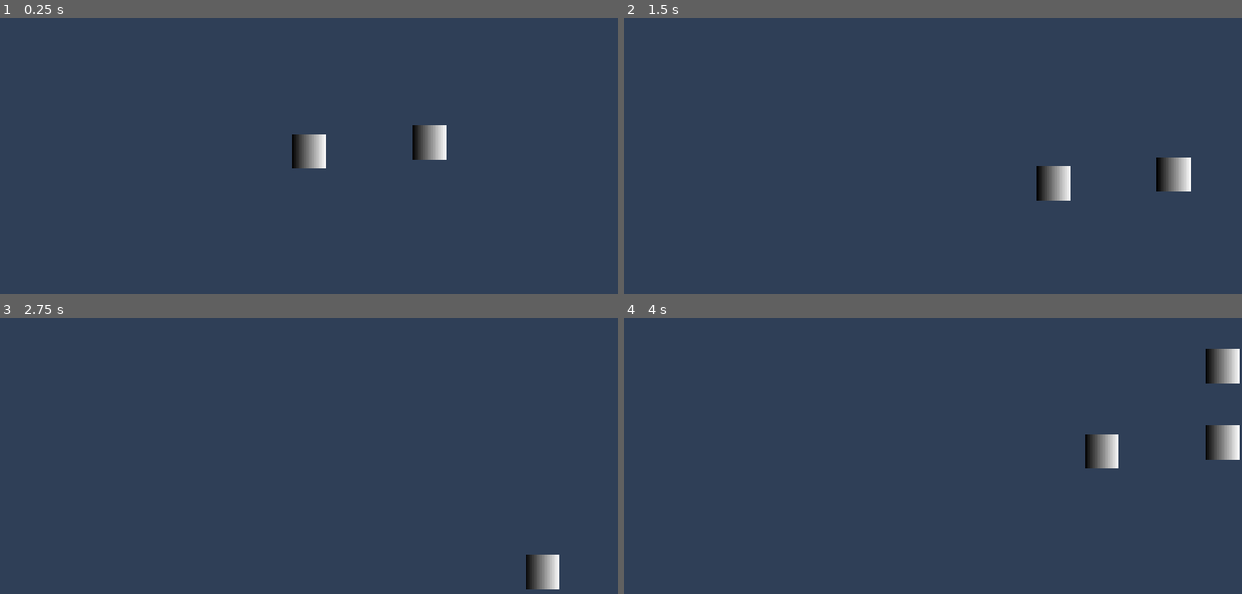
Above: before the commit, frames 1-4 (two rows, left to right).
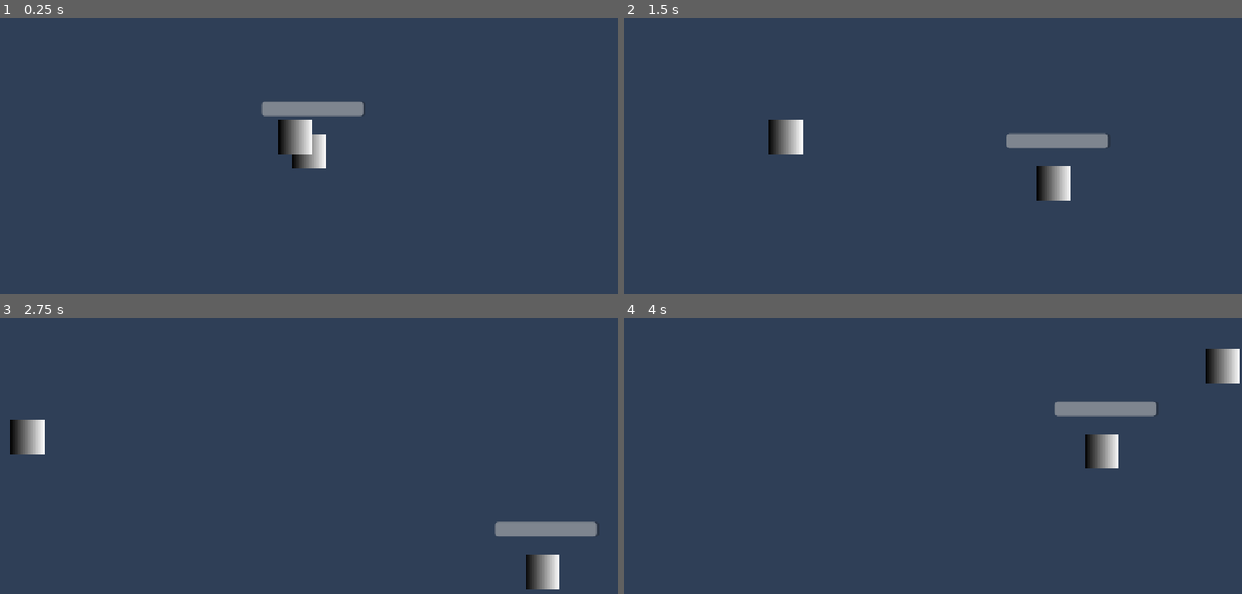
Above: after the commit, the same moments.

Repository: appellatebaton0/siege-4
Game: Godot game, scene res://scenes/main.tscn
Same seed, same stepped clock (60 frames per second), same inputs: the game is played once before the commit and once after it.
Inputs:
- Up to frame 1 (0.25 s): no input
- Up to frame 2 (1.5 s): tap Enter at 0.5 s; hold D (right) 0.53-1.28 s; hold S (down) from 1.28 s (still down)
- Up to frame 3 (2.75 s): release S (down) at 2.03 s; hold D (right) from 2.03 s (still down)
- Up to frame 4 (4 s): release D (right) at 2.78 s; hold W (up) 2.78-3.53 s; hold A (left) from 3.53 s (still down)

The runs differ from the first frame. In frame 1, 2.2% of the frame differs, in the area x 42-73%, y 30-52%; in frame 2, 2.3%, in the area x 23-92%, y 36-63%; in frame 3, 1.5%; in frame 4, 1.6%.

Commit message:
v.0.6 - Finishing Health & Damage
- DamageBits are done and fully working, so the player takes damage and gets invincibility frames.
- Got a VERY basic healthbar working, though it'll need to be moved to a CanvasLayer.

Diff:
--- a/scenes/enemy.tscn
+++ b/scenes/enemy.tscn
@@ -1,14 +1,18 @@
-[gd_scene load_steps=7 format=3 uid="uid://chtyhmq2k76yo"]
+[gd_scene load_steps=9 format=3 uid="uid://chtyhmq2k76yo"]
 
 [ext_resource type="Script" uid="uid://cvqf1hrebc04p" path="res://scripts/bot.gd" id="1_7p1mj"]
 [ext_resource type="Script" uid="uid://dx6xpuy57uxvg" path="res://scripts/bits/areamaster2D.gd" id="2_5uy6h"]
 [ext_resource type="Script" uid="uid://ce0lih35lp5ov" path="res://scripts/bits/movemaster2d.gd" id="3_c4w8v"]
+[ext_resource type="Script" uid="uid://cfkixdfggxn8k" path="res://scripts/bits/areabits/damagebits/single.gd" id="3_xwavj"]
 [ext_resource type="Script" uid="uid://cy1rmplhq2axl" path="res://scripts/bits/movebits/straight.gd" id="4_xwavj"]
 
 [sub_resource type="Gradient" id="Gradient_md0e3"]
 
 [sub_resource type="GradientTexture2D" id="GradientTexture2D_4ra3w"]
 gradient = SubResource("Gradient_md0e3")
+
+[sub_resource type="RectangleShape2D" id="RectangleShape2D_c4w8v"]
+size = Vector2(64, 64)
 
 [node name="Enemy" type="Node2D"]
 script = ExtResource("1_7p1mj")
@@ -23,7 +27,12 @@
 script = ExtResource("2_5uy6h")
 metadata/_custom_type_script = "uid://dx6xpuy57uxvg"
 
-[node name="Node" type="Node" parent="Area2D"]
+[node name="SingleDamage" type="Node" parent="Area2D"]
+script = ExtResource("3_xwavj")
+collision_mask = 1
+
+[node name="CollisionShape2D" type="CollisionShape2D" parent="Area2D"]
+shape = SubResource("RectangleShape2D_c4w8v")
 
 [node name="CharacterBody2D" type="CharacterBody2D" parent="."]
 collision_layer = 0
--- a/scenes/main.tscn
+++ b/scenes/main.tscn
@@ -12,9 +12,6 @@
 [node name="Main" type="Node" groups=["Main"]]
 
 [node name="Player" parent="." instance=ExtResource("1_o6xl0")]
-
-[node name="Player2" parent="." instance=ExtResource("1_o6xl0")]
-position = Vector2(224, -17)
 
 [node name="Spawner" type="Node2D" parent="."]
 position = Vector2(1049, 0)
@@ -49,3 +46,6 @@
 metadata/_custom_type_script = "uid://dc8sod06feafh"
 
 [node name="Camera2D" type="Camera2D" parent="."]
+
+[node name="Enemy" parent="." instance=ExtResource("5_85g3d")]
+position = Vector2(25, -27)
--- a/scenes/player.tscn
+++ b/scenes/player.tscn
@@ -1,10 +1,16 @@
-[gd_scene load_steps=8 format=3 uid="uid://dt5anurf2hd6c"]
+[gd_scene load_steps=12 format=3 uid="uid://dt5anurf2hd6c"]
 
 [ext_resource type="Script" uid="uid://cvqf1hrebc04p" path="res://scripts/bot.gd" id="1_dqkch"]
 [ext_resource type="Script" uid="uid://ce0lih35lp5ov" path="res://scripts/bits/movemaster2d.gd" id="2_qlg0r"]
 [ext_resource type="Script" uid="uid://dm0cvcckbo1ha" path="res://scripts/bits/movebits/control_bits/float_control.gd" id="3_tuyoq"]
 [ext_resource type="Script" uid="uid://dx6xpuy57uxvg" path="res://scripts/bits/areamaster2D.gd" id="4_fjrip"]
 [ext_resource type="Script" uid="uid://d1caarqf4qo63" path="res://scripts/bits/health.gd" id="5_qlg0r"]
+[ext_resource type="Script" uid="uid://bc87fqj83okns" path="res://scripts/bits/property_modifier.gd" id="6_smehm"]
+[ext_resource type="Script" uid="uid://b1o48vkwquyxs" path="res://scripts/values/node/manual_node.gd" id="7_ur7pv"]
+[ext_resource type="Script" uid="uid://d7n7ctdl2nsg" path="res://scripts/values/property.gd" id="8_y4r1p"]
+
+[sub_resource type="RectangleShape2D" id="RectangleShape2D_qlg0r"]
+size = Vector2(64, 64)
 
 [sub_resource type="Gradient" id="Gradient_sugp2"]
 
@@ -36,9 +42,40 @@
 metadata/_custom_type_script = "uid://dx6xpuy57uxvg"
 
 [node name="CollisionShape2D" type="CollisionShape2D" parent="Area2D"]
+shape = SubResource("RectangleShape2D_qlg0r")
 
 [node name="Sprite2D" type="Sprite2D" parent="."]
 texture = SubResource("GradientTexture2D_jyhfs")
 
 [node name="HealthBit" type="Node" parent="."]
 script = ExtResource("5_qlg0r")
+invincibility_time = 1.0
+
+[node name="ProgressBar" type="ProgressBar" parent="."]
+offset_left = -88.0
+offset_top = -93.0
+offset_right = 106.0
+offset_bottom = -66.0
+max_value = 40.0
+show_percentage = false
+
+[node name="PropertyModifier" type="Node" parent="ProgressBar"]
+script = ExtResource("6_smehm")
+property = "value"
+constant = true
+metadata/_custom_type_script = "uid://bc87fqj83okns"
+
+[node name="ManualNode" type="Node" parent="ProgressBar/PropertyModifier" node_paths=PackedStringArray("response")]
+script = ExtResource("7_ur7pv")
+response = NodePath("../..")
+metadata/_custom_type_script = "uid://b1o48vkwquyxs"
+
+[node name="Property" type="Node" parent="ProgressBar/PropertyModifier"]
+script = ExtResource("8_y4r1p")
+property = "health"
+metadata/_custom_type_script = "uid://d7n7ctdl2nsg"
+
+[node name="ManualNode" type="Node" parent="ProgressBar/PropertyModifier/Property" node_paths=PackedStringArray("response")]
+script = ExtResource("7_ur7pv")
+response = NodePath("../../../../HealthBit")
+metadata/_custom_type_script = "uid://b1o48vkwquyxs"
--- a/script_templates/DamageBit2D/damagebit_template.gd
+++ b/script_templates/DamageBit2D/damagebit_template.gd
@@ -1,20 +1,8 @@
-class_name ExampleAreaBit extends AreaBit
+class_name ExampleDamage2D extends DamageBit2D
 ## What do I do?
 
-## Run when a body / area enters the Master
-func on_body_entered(_body:Node) -> void:
-	pass
-func on_area_entered(_area:Node) -> void:
-	pass
+func damage() -> void:
 
-## Run when a body / area exits the Master
-func on_body_exited(_body:Node) -> void:
-	pass
-func on_area_exited(_area:Node) -> void:
-	pass
+	# The things to do.
 
-## Always run; effectively _process with inputs for overlapping bodies / areas.
-func while_overlapping_bodies(_bodies:Array[Node], _delta:float) -> void:
-	pass
-func while_overlapping_areas(_area:Array[Node], _delta:float) -> void:
-	pass
+	end() # End this DamageBit.
--- a/scripts/bits/areabits/area.gd
+++ b/scripts/bits/areabits/area.gd
@@ -21,5 +21,5 @@
 ## Always run; effectively _process with inputs for overlapping bodies / areas.
 func while_overlapping_bodies(_bodies:Array[Node], _delta:float) -> void:
 	pass
-func while_overlapping_areas(_area:Array[Node], _delta:float) -> void:
+func while_overlapping_areas(_areas:Array[Node], _delta:float) -> void:
 	pass
--- a/scripts/bits/areabits/damagebits/damage2d.gd
+++ b/scripts/bits/areabits/damagebits/damage2d.gd
@@ -3,7 +3,9 @@
 ## by signal or when its area collides with something.
 
 ## Whether to damage something when this Damage's area collides with it.
-@export var applies_on_contact := true
+@export var applies_on_contact := false
+## Whether to damage something constantly when this Damage's area is collided with it.
+@export var applies_while_contacting := true
 
 ## Whether this instance is on something that needs to be damaged
 var applied := false
@@ -11,18 +13,52 @@
 ## The HealthBits of the bot this damage is applied to.
 var health:Array[HealthBit]
 
+func get_target_bot(from:Node) -> Bot:
+
+	# Search parents 3 layers up.
+	var with = from.get_parent()
+	for i in range(2):
+		if with is Bit:
+			return with.bot
+		elif with is Bot:
+			return with
+
+		with = with.get_parent()
+
+	# Search children and grandchildren for a reference.
+	for child in from.get_children():
+		if child is Bit:
+			return child.bot
+		else:
+			for grand in child.get_children():
+				if grand is Bit:
+					return grand.bot
+
+	return null
+
 ## Run when a body / area enters the Master
 func on_body_entered(body:Node) -> void:
-	if applies_on_contact and body is Bot:
-		apply(body) # If can and should, apply on contact.
+	if applies_on_contact:
+		apply(get_target_bot(body)) # If can and should, apply on contact.
 func on_area_entered(area:Node) -> void:
-	if applies_on_contact and area is Bot:
-		apply(area) # If can and should, apply on contact.
+	if applies_on_contact:
+		apply(get_target_bot(area)) # If can and should, apply on contact.
+
+## Always run; effectively _process with inputs for overlapping bodies / areas.
+func while_overlapping_bodies(bodies:Array[Node], _delta:float) -> void:
+	if applies_while_contacting:
+		for body in bodies:
+			apply(get_target_bot(body))
+func while_overlapping_areas(areas:Array[Node], _delta:float) -> void:
+	if applies_while_contacting:
+		for area in areas:
+			apply(get_target_bot(area))
 
 ## Applies this damage to a bot.
 func apply(to:Bot = bot):
 
-	print("applied ", self, " to ", to)
+	if to == null:
+		return
 
 	# Duplicate this damage
 	var new = duplicate()
@@ -41,7 +77,7 @@
 	if applied:
 
 		# If haven't yet, load the HealthBits of the current bot into [health]
-		if health == null:
+		if len(health) <= 0:
 			for bit in scan_bot("HealthBit", false):
 				if bit is HealthBit:
 					health.append(bit)
@@ -49,7 +85,9 @@
 		# Apply this DamageBit's damage.
 		damage()
 
-@abstract func damage() -> void
 ## Should be run by the DamageBit when it's DONE damaging.
 func end() -> void:
 	queue_free()
+
+## What to do to the bot when applied, or specifically the health.
+@abstract func damage() -> void
--- /dev/null
+++ b/scripts/bits/areabits/damagebits/single.gd
@@ -0,0 +1,12 @@
+class_name SingleDamage2D extends DamageBit2D
+## Applies a set amount of damage to the target, once.
+
+@export var amount := 1.0
+
+func damage() -> void:
+
+	# Damage every health once, by the amount.
+	for bit in health:
+		bit.modify_health(-amount)
+
+	end() # End this DamageBit.
--- a/scripts/bits/health.gd
+++ b/scripts/bits/health.gd
@@ -9,16 +9,42 @@
 @export var max_health := 40.0
 @export var health := 40.0
 
+@export_group("Invincibility", "invincibility_")
+## Specifies the amount of time, in seconds, for which a bot
+## Can't take damage immediately after being hit.
+## NOTE: If invincibility_frames is higher, that will be used instead.
+@export var invincibility_time := 0.0
+var invince_time := 0.0
+## Specifies the amount of time, in frames, for which a bot
+## Can't take damage immediately after being hit.
+## NOTE: If invincibility_time is higher, that will be used instead.
+@export var invincibility_frames := 0
+var invince_frames := 0
+## Whether this HealthBit can currently take damage
+var is_invincible := false
+
+
 ## Called by things that want to do damage, namely DamageBits.
 func modify_health(amount:float):
+	is_invincible = invince_frames > 0 or invince_time > 0.0
+
 	if amount == 0:
 		return
-	elif amount < 0: ## If the modification is damage, take the damage
+	elif amount < 0 and not is_invincible: ## If the modification is damage, take the damage
 		health = max(0, health + amount)
 		took_damage.emit()
-	else: ## If the modification is regen, regenerate the health.
+
+		invince_frames = invincibility_frames
+		invince_time = invincibility_time
+	elif amount > 0: ## If the modification is regen, regenerate the health.
 		health = min(max_health, health + amount)
 		took_regeneration.emit()
 
 	if health <= 0:
 		reached_zero.emit()
+
+func _process(delta: float) -> void:
+	invince_frames = max(0, invince_frames - 1)
+	invince_time = move_toward(invince_time, 0, delta)
+
+	is_invincible = invince_frames > 0 or invince_time > 0.0
Not shown: 1 places in scenes/main.tscn that only renumber resources
Not shown, added: scripts/bits/areabits/damagebits/single.gd.uid
